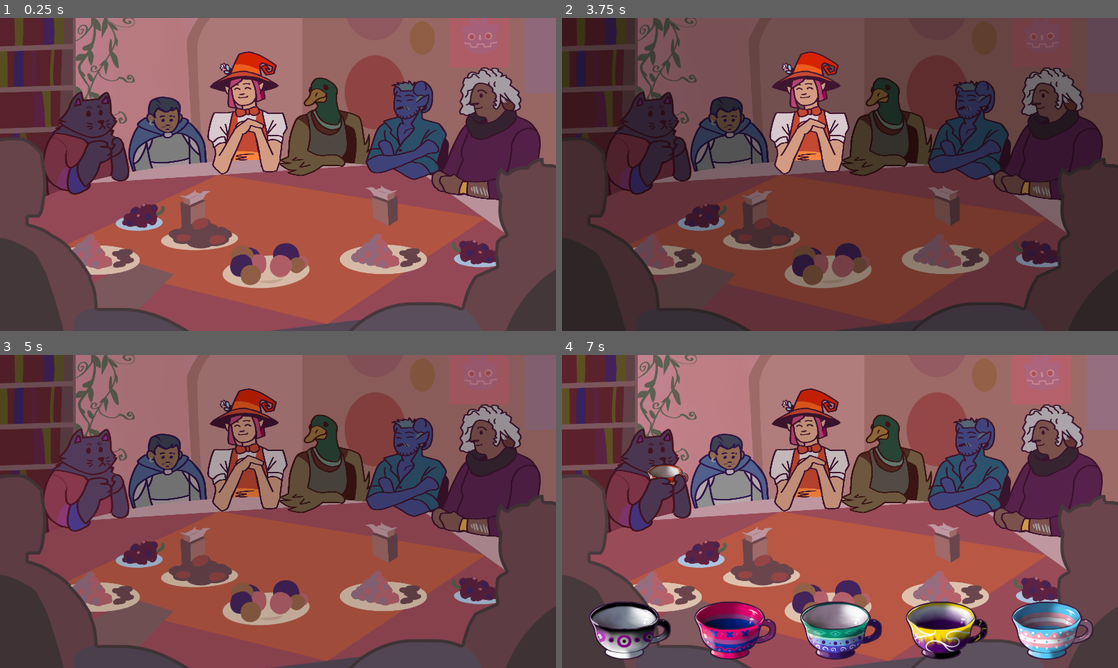
Above: before the commit, frames 1-4 (two rows, left to right).
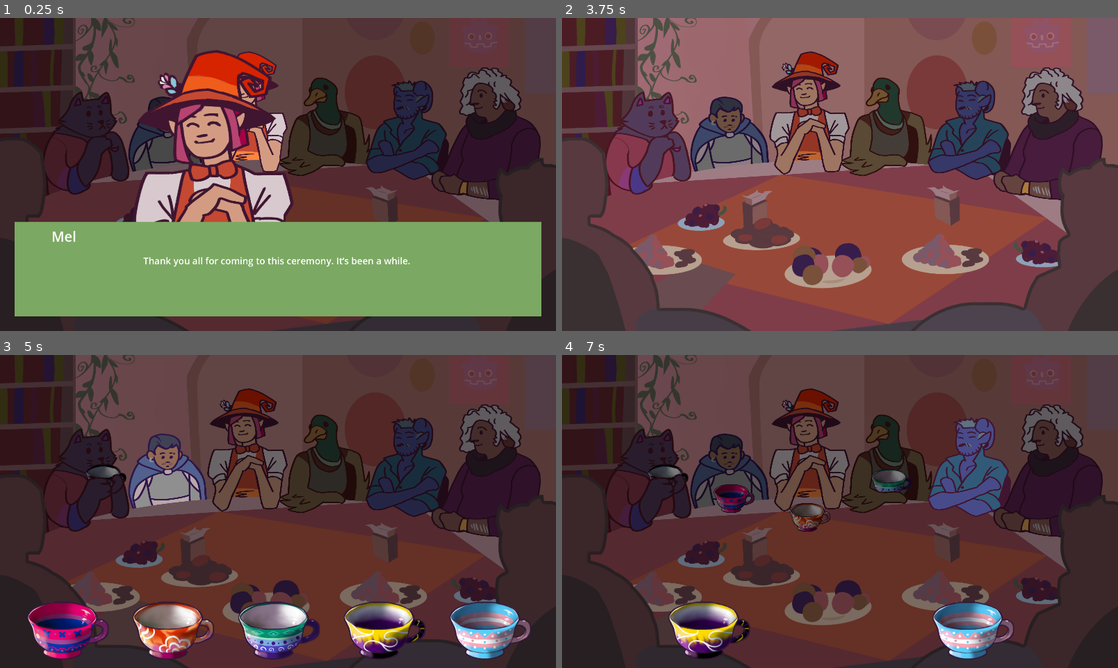
Above: after the commit, the same moments.

Repository: milana-94888u/tea-party
Game: Godot game, scene res://src/scenes/main/main.tscn
Two runs of this game, one before a commit and one after it. Both use one fixed random seed, a clock stepped at 60 frames per second and the inputs below.
Inputs (mouse positions are in pixels of both pictures, inside the frame that each line leads up to; where the layout moved, square brackets give the same spot in the first picture):
- Up to frame 1 (0.25 s): no input
- Up to frame 2 (3.75 s): move the mouse to (962, 158) at 0.52 s; tap Enter at 1.25, 3.5 s; move the mouse to (728, 190) at 1.27 s; click (840, 174) at 2 s; tap Space at 2.75 s; move the mouse to (895, 105) at 2.77 s; move the mouse to (812, 237) at 3.52 s
- Up to frame 3 (5 s): click (55, 624) at 4.27 s
- Up to frame 4 (7 s): click (628, 624) at 5.02 s; click (639, 624) [795, 624] at 5.75 s; click (662, 624) [840, 624] at 6.5 s

The runs differ from the first frame. In frame 1, 96% of the frame differs, in the area x 0-100%, y 0-100%; in frame 2, 61%; in frame 3, 91%; in frame 4, 96%.

Commit message:
implement spilling tea

Diff:
--- a/resources/tea_varieties/base/orange_tea.tres
+++ b/resources/tea_varieties/base/orange_tea.tres
@@ -1,8 +1,10 @@
-[gd_resource type="Resource" script_class="TeaIngredient" load_steps=4 format=3 uid="uid://cr3fs0eeu12dy"]
+[gd_resource type="Resource" script_class="TeaIngredient" load_steps=6 format=3 uid="uid://cr3fs0eeu12dy"]
 
 [ext_resource type="Texture2D" uid="uid://qumvk5m731vk" path="res://assets/ingredients/orange_tea.png" id="1_4llxr"]
 [ext_resource type="BitMap" uid="uid://cd4n6pp10bs30" path="res://assets/ingredients/as_bitmask/orange_tea.png" id="1_awbqy"]
 [ext_resource type="Script" path="res://src/resources/tea_variety.gd" id="1_qop34"]
+[ext_resource type="Texture2D" uid="uid://da2f7as6mjow5" path="res://assets/tea_orange.png" id="4_67cbd"]
+[ext_resource type="Texture2D" uid="uid://y3xfghblm1bo" path="res://assets/orange tea.png" id="4_icyh7"]
 
 [resource]
 script = ExtResource("1_qop34")
@@ -10,3 +12,5 @@
 ingredient_type = 0
 ingredient_sprite = ExtResource("1_4llxr")
 click_mask = ExtResource("1_awbqy")
+teapot = ExtResource("4_icyh7")
+tea_in_cup = ExtResource("4_67cbd")
--- a/resources/tea_varieties/base/pink_tea.tres
+++ b/resources/tea_varieties/base/pink_tea.tres
@@ -1,8 +1,10 @@
-[gd_resource type="Resource" script_class="TeaIngredient" load_steps=4 format=3 uid="uid://dbfqhpnqrw11q"]
+[gd_resource type="Resource" script_class="TeaIngredient" load_steps=6 format=3 uid="uid://dbfqhpnqrw11q"]
 
 [ext_resource type="BitMap" uid="uid://c05wvqrwn4mdg" path="res://assets/ingredients/as_bitmask/pink_tea.png" id="1_e7wnx"]
 [ext_resource type="Texture2D" uid="uid://bm18diyk23gft" path="res://assets/ingredients/pink_tea.png" id="1_itvs8"]
 [ext_resource type="Script" path="res://src/resources/tea_variety.gd" id="1_ja5od"]
+[ext_resource type="Texture2D" uid="uid://cfmj31k1gekdb" path="res://assets/tea_pink.png" id="4_vihcm"]
+[ext_resource type="Texture2D" uid="uid://dmemsx8go7t0f" path="res://assets/pink tea.png" id="4_wy183"]
 
 [resource]
 script = ExtResource("1_ja5od")
@@ -10,3 +12,5 @@
 ingredient_type = 0
 ingredient_sprite = ExtResource("1_itvs8")
 click_mask = ExtResource("1_e7wnx")
+teapot = ExtResource("4_wy183")
+tea_in_cup = ExtResource("4_vihcm")
--- a/resources/tea_varieties/base/red_tea.tres
+++ b/resources/tea_varieties/base/red_tea.tres
@@ -1,8 +1,10 @@
-[gd_resource type="Resource" script_class="TeaIngredient" load_steps=4 format=3 uid="uid://b2ek4h84tkyv1"]
+[gd_resource type="Resource" script_class="TeaIngredient" load_steps=6 format=3 uid="uid://b2ek4h84tkyv1"]
 
 [ext_resource type="Script" path="res://src/resources/tea_variety.gd" id="1_77wtp"]
 [ext_resource type="BitMap" uid="uid://b4ltfa44jgl4i" path="res://assets/ingredients/as_bitmask/red_tea.png" id="1_704er"]
 [ext_resource type="Texture2D" uid="uid://c6lsgl2ykjbw0" path="res://assets/ingredients/red_tea.png" id="1_k0nu4"]
+[ext_resource type="Texture2D" uid="uid://c7ea0odr154jx" path="res://assets/red tea.png" id="4_naeem"]
+[ext_resource type="Texture2D" uid="uid://rryen0rxbbrc" path="res://assets/tea_red.png" id="4_shom4"]
 
 [resource]
 script = ExtResource("1_77wtp")
@@ -10,3 +12,5 @@
 ingredient_type = 0
 ingredient_sprite = ExtResource("1_k0nu4")
 click_mask = ExtResource("1_704er")
+teapot = ExtResource("4_naeem")
+tea_in_cup = ExtResource("4_shom4")
--- a/src/scenes/cup_choose/cup.gd
+++ b/src/scenes/cup_choose/cup.gd
@@ -19,8 +19,8 @@
 		texture_click_mask = cup_data.click_mask
 
 
-func spill_tea(tea_base: TeaIngredient) -> void:
-	spilled_sprite.texture = tea_base.tea_in_cup
+func spill_tea(tea: Tea) -> void:
+	spilled_sprite.texture = tea.base.tea_in_cup
 
 
 func empty_cup() -> void:
--- a/src/scenes/main/character.gd
+++ b/src/scenes/main/character.gd
@@ -22,6 +22,7 @@
 
 
 @export var state := CharacterState.INITIAL
+var was_upset := false
 
 
 func set_correct_sprites() -> void:
@@ -58,5 +59,42 @@
 	has_cup = true
 
 
-func evaluate_tea(tea: Tea) -> void:
-	pass
+func try_get_filler_dialog() -> DialogData:
+	randomize()
+	if filler_phrases:
+		var index := randi_range(0, filler_phrases.size() - 1)
+		return filler_phrases.pop_at(index)
+	return null
+
+
+func spill_tea(tea: Tea) -> void:
+	(cup_spot.get_child(0) as Cup).spill_tea(tea)
+
+
+func consume_and_evaluate_tea(tea: Tea) -> DialogData:
+	(cup_spot.get_child(0) as Cup).empty_cup()
+	var score := 0
+	for effect in [tea.base.effect, tea.flowers.effect, tea.fruit_bits.effect]:
+		if effect in character_data.desired_effects:
+			score += 1
+		elif effect in character_data.undesired_effects:
+			score -= 1
+
+	if score < - 1:
+		if state == CharacterState.INITIAL and not was_upset:
+			was_upset = true
+			state = CharacterState.UPSET
+			return upset_dialog
+	elif score > 1:
+		if state == CharacterState.UPSET:
+			state = CharacterState.INITIAL
+			return back_to_normal_dialog
+		elif state == CharacterState.INITIAL:
+			state = CharacterState.HAPPY
+			return happy_dialog
+		elif state == CharacterState.HAPPY:
+			return try_get_filler_dialog()
+	elif state == CharacterState.HAPPY:
+		return try_get_filler_dialog()
+
+	return null
--- a/src/scenes/main/character.tscn
+++ b/src/scenes/main/character.tscn
@@ -11,7 +11,6 @@
 grow_horizontal = 2
 grow_vertical = 2
 script = ExtResource("1_10xxw")
-has_cup = true
 
 [node name="CharacterBack" type="TextureRect" parent="."]
 unique_name_in_owner = true
--- a/src/scenes/main/main.gd
+++ b/src/scenes/main/main.gd
@@ -4,15 +4,32 @@
 @export var introduction_dialog: DialogData
 
 
+func spill_tea(tea: Tea) -> void:
+	teapot.texture = tea.base.teapot
+	for character in characters:
+		character.spill_tea(tea)
+	await get_tree().create_timer(1.0).timeout
+	for character in characters:
+		var dialog := character.consume_and_evaluate_tea(tea)
+		if is_instance_valid(dialog):
+			await display_dialog(character, dialog)
+		await get_tree().create_timer(0.2).timeout
+
+
 func _ready() -> void:
 	await display_dialog(%Mel, introduction_dialog)
 	for character in characters:
 		await display_dialog(character, null, true)
+	for i in 3:
+		var tea := await choose_tea()
+		await spill_tea(tea)
 
 
 @export var highlight_material: Material
 
 @onready var cup_dialog := %CupDialog as CupDialog
+
+@onready var teapot := %Teapot as TextureRect
 
 @onready var characters: Array[Character] = [%Selene, %Brokk, %Mel, %Vivienne, %Liam, %Om]
 @onready var canvas_for_ui := $CanvasForUI as CanvasLayer
@@ -22,7 +39,7 @@
 func display_dialog(character: Character, dialog: DialogData, display_cup_dialog := false) -> void:
 	var tween := create_tween()
 	character.material = highlight_material
-	tween.tween_property(darkening_light, "energy", 0.5, 1)
+	tween.tween_property(darkening_light, "energy", 0.5, 0.1)
 	await tween.finished
 	if is_instance_valid(dialog):
 		var dialog_line := preload("res://src/scenes/ui/dialog_line.tscn").instantiate()
@@ -35,8 +52,9 @@
 		cup_dialog.show()
 		var cup: Cup = await cup_dialog.cup_chosen
 		character.give_cup(cup)
+		cup_dialog.hide()
 	tween = create_tween()
-	tween.tween_property(darkening_light, "energy", 0, 1)
+	tween.tween_property(darkening_light, "energy", 0, 0.1)
 	await tween.finished
 	character.material = null
 
--- a/src/scenes/main/main.tscn
+++ b/src/scenes/main/main.tscn
@@ -13,7 +13,6 @@
 [ext_resource type="Resource" uid="uid://cktjktliysf5n" path="res://resources/characters/om.tres" id="8_eijjg"]
 [ext_resource type="Resource" uid="uid://ceeqxdqudfeq7" path="res://resources/characters/liam.tres" id="8_s2x27"]
 [ext_resource type="Script" path="res://src/resources/dialog_data.gd" id="9_tlpgv"]
-[ext_resource type="Texture2D" uid="uid://c7ea0odr154jx" path="res://assets/red tea.png" id="14_q2com"]
 [ext_resource type="PackedScene" uid="uid://dtpgi8ckq271b" path="res://src/scenes/cup_choose/cup_dialog.tscn" id="15_tn5o8"]
 
 [sub_resource type="Resource" id="Resource_ppora"]
@@ -138,7 +137,7 @@
 character_data = ExtResource("8_eijjg")
 
 [node name="Teapot" type="TextureRect" parent="."]
-visible = false
+unique_name_in_owner = true
 layout_mode = 1
 anchors_preset = 8
 anchor_left = 0.5
@@ -151,7 +150,6 @@
 offset_bottom = 620.0
 grow_horizontal = 2
 grow_vertical = 2
-texture = ExtResource("14_q2com")
 
 [node name="DetailsFront" type="TextureRect" parent="."]
 layout_mode = 1
--- /dev/null
+++ b/src/scenes/main/main_wrapper.tscn
@@ -0,0 +1,14 @@
+[gd_scene load_steps=2 format=3 uid="uid://c64a661rqn4k4"]
+
+[ext_resource type="PackedScene" uid="uid://dyvattgxpc0el" path="res://src/scenes/main/main.tscn" id="1_ynjxx"]
+
+[node name="MainWrapper" type="Control"]
+layout_mode = 3
+anchors_preset = 15
+anchor_right = 1.0
+anchor_bottom = 1.0
+grow_horizontal = 2
+grow_vertical = 2
+
+[node name="Main" parent="." instance=ExtResource("1_ynjxx")]
+layout_mode = 1
Not shown: 1 places in src/scenes/main/main.tscn that only renumber resources
